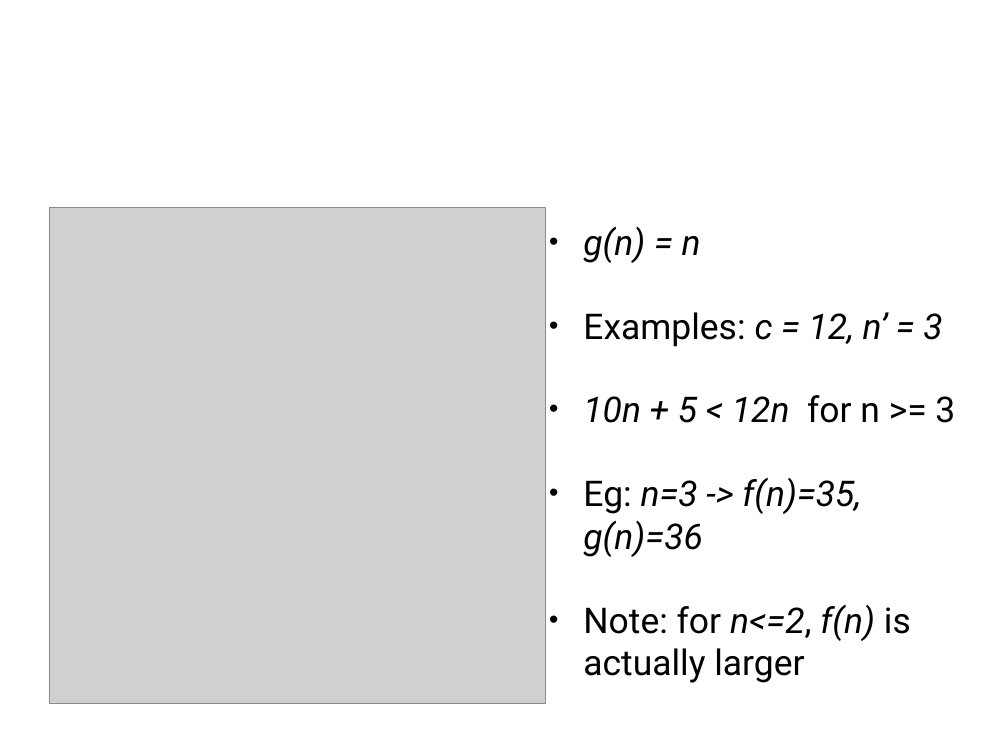
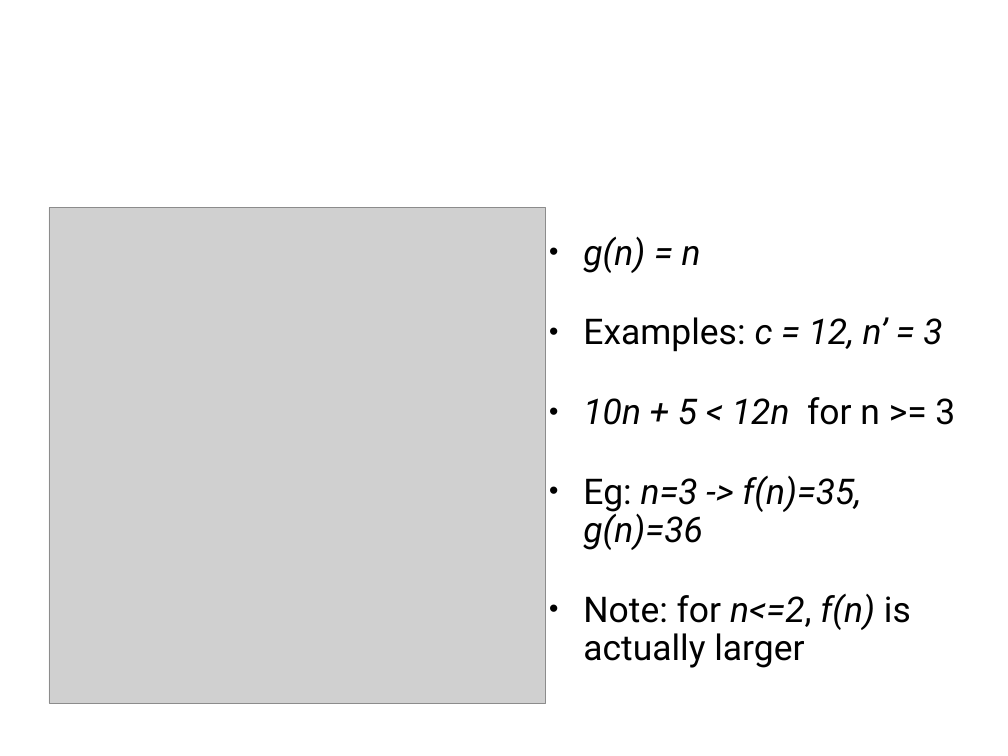
Before and after one commit to arcuri82/algorithms, a slide deck: slide 17 of docs/slides/03/03_analysis_sort.pptx. Drawn at 1008x756 pixels with LibreOffice and Linux fonts; fonts in the diff are those of the drawing; grey boxes stand for pictures. Boxes give left, top, right and bottom in pixels: in the first picture for what was removed or moved away, otherwise in the second. Text is boxed around its words. In the diff, an @@ line names an element or a change of style, - is before the commit and + after.

```diff
--- a/docs/slides/03/03_analysis_sort.pptx
+++ b/docs/slides/03/03_analysis_sort.pptx
@@ text "g(n) = n" at (583,236,955,668): line spacing 1 to 0.9 @@
```
Also in this commit, not shown: 1 other file.
